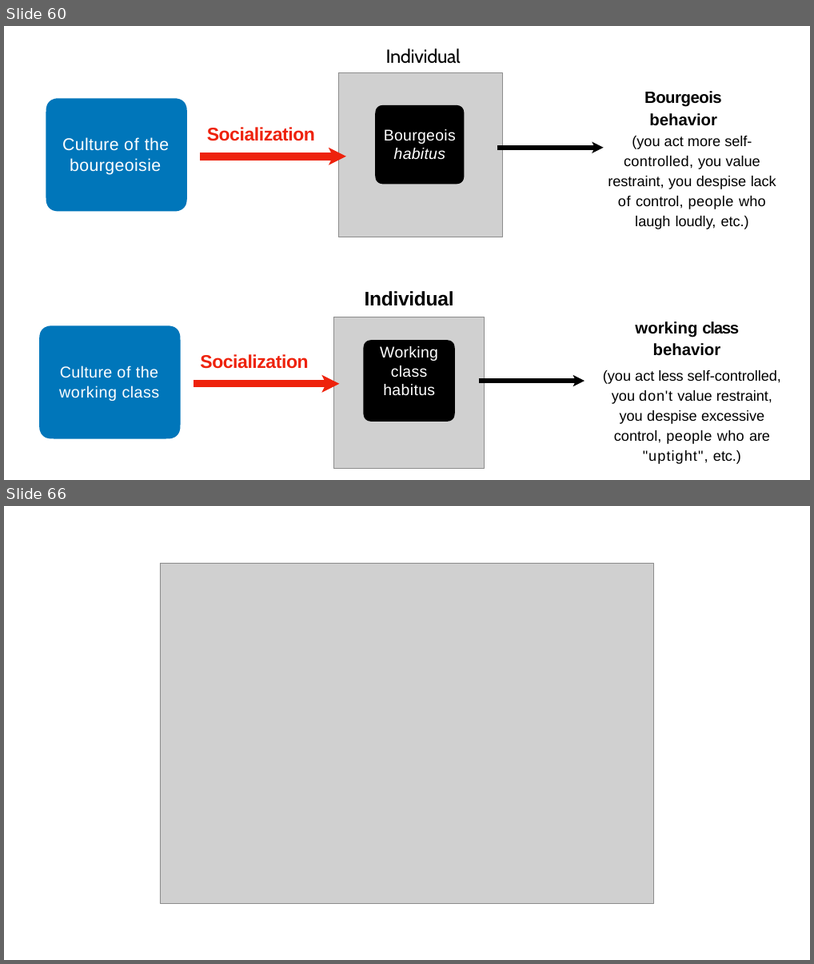
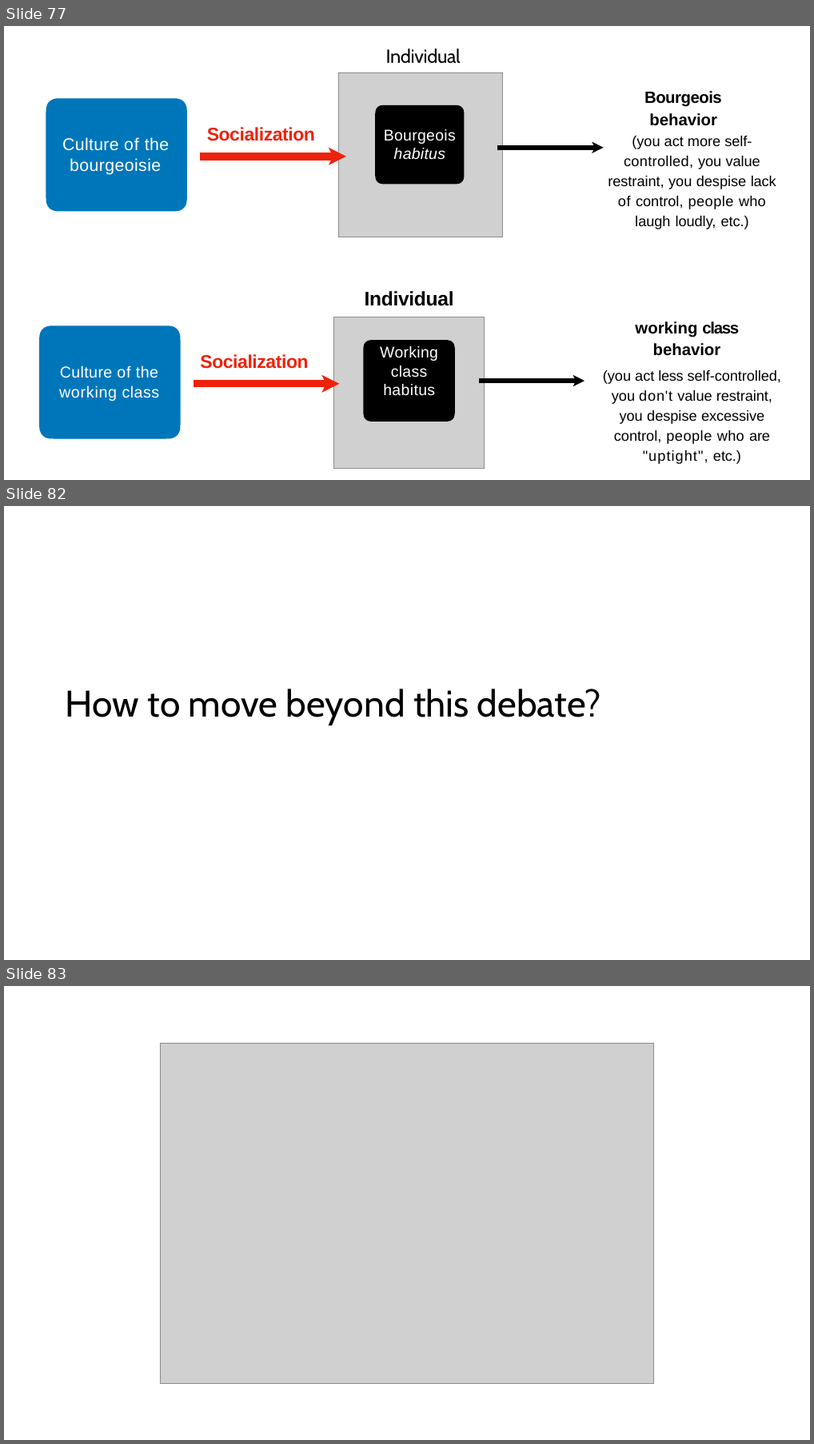
Before and after one commit to aminelasso/SOC501-2026, a slide deck: Week 3/Week 3.pptx. Shown one above the other, each under a label of ours: slides 60 and 66 before the commit, slides 77, 82 and 83 after it; the slides between them are not shown. The pictures are 814x964 and 814x1444 pixels, drawn with LibreOffice and Linux fonts; fonts in the diff are those of the drawing; grey boxes stand for pictures. Boxes give left, top, right and bottom in pixels: in the first picture for what was removed or moved away, otherwise in the second. Text is boxed around its words. In the diff, an @@ line names an element or a change of style, - is before the commit and + after.

```diff
--- a/Week 3/Week 3.pptx
+++ b/Week 3/Week 3.pptx
@@ slide 82 added at bbox=[4, 506, 810, 960], background #FFFFFF @@
@@ title added at bbox=[66, 688, 602, 725], 44 pt, text #000000 @@
+How to move beyond this debate?
@@ what was slide 60 is now slide 77 @@
@@ what was slide 66 is now slide 83 @@
```
Also in this commit, not shown: 11 slides changed, 23 other slides added, 2 slides removed.
